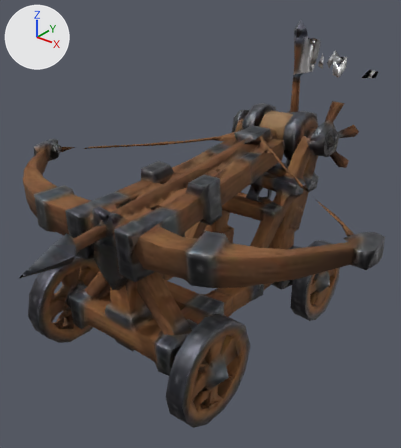
An edit to the glTF model public/models/v2/ballista_lod1.glb, drawn before and after from the same camera.
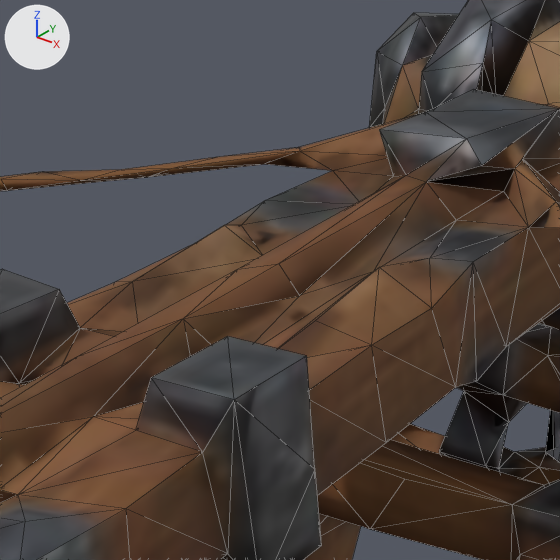
The first picture shows the older version from a camera (50 mm lens) standing at (1.78, -2.17, 2.05) and looking at (0.06, -0.02, 0.72). The close-ups show the older and then the newer version on the part from 39% to 67% of the width and 24% to 49% of the height of that picture. Only the edits that show in the close-ups are written down. Arrows for +X, +Y and +Z are at upper left; the lights stay in place. Both versions are drawn at frame 10 of the action 'reload'; the numbers are the values there. The close-ups show mesh edges as thin lines. Vertices at exactly the same position are counted once.
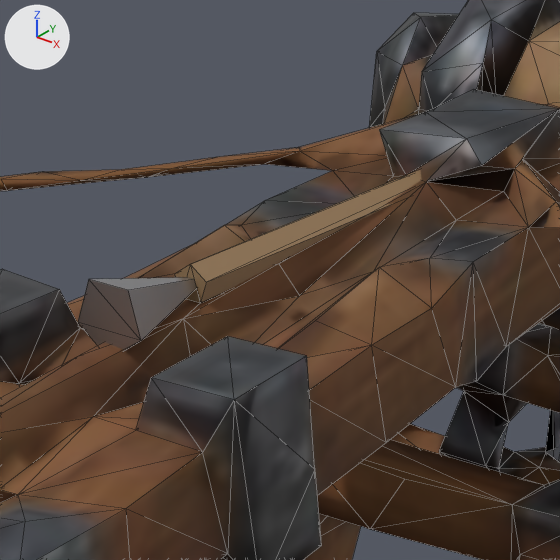
ob_bolt is not drawn itself; it is the parent of ob_mesh_1.

The change, as a diff of the scene's bpy script:
```diff
--- a/public/models/v2/ballista_lod1.glb.py
+++ b/public/models/v2/ballista_lod1.glb.py
@@ mat_ballista_lod1_mat @@
 mat_ballista_lod1_mat = bpy.data.materials.new('ballista_lod1_mat')
-# nodes: BsdfPrincipled, Mapping x3, NormalMap, OutputMaterial, SeparateColor, TexImage x3, UVMap x3
+# nodes: BsdfPrincipled, NormalMap, OutputMaterial, SeparateColor, TexImage x3
 # uses the picture img_ballista_lod1_base
@@ me_mesh_0 @@
 me_mesh_0.from_pydata(...)  # 1393 vertices, 2954 faces; spans x 0.0..16043.0, y -16383.0..0.0, z 363.0..12641.0
 # used by ob_mesh_0; parent = ob_body; location = (-1.106, 1.129, -0.05); scale = (0.000138, 0.000138, 0.000138)
+# me_mesh_0 part 1: texture (UV) coordinates of 2954 of 2954 faces, centred in x 46.0..15997.0, y -15808.0..-78.0, z 394.0..12408.0, changed; they spanned u 0.0..0.06, v 0.94..1.0 and now span u 0.01..0.99, v 0.01..0.97
 me_mesh_0.materials.append(mat_ballista_lod1_mat)
@@ ob_bolt @@
 ob_bolt.parent = ob_ballista
-ob_bolt.location = (0.0, 0.24, 0.994)
-ob_bolt.scale = (0.377, 0.377, 0.377)
+ob_bolt.location = (0.0, 0.587, 1.044)
+ob_bolt.scale = (0.915, 0.915, 0.915)
```

Changed parts and their boxes (x1, y1, x2, y2) in the close-ups (560 x 560 px):
'Mesh_0', surface changed: (75, 24, 560, 447) in both
'Mesh_1', moved, rescaled (not visible before): after (78, 170, 421, 351)
part 1 of me_mesh_0, surface changed: (75, 168, 424, 377) in both
